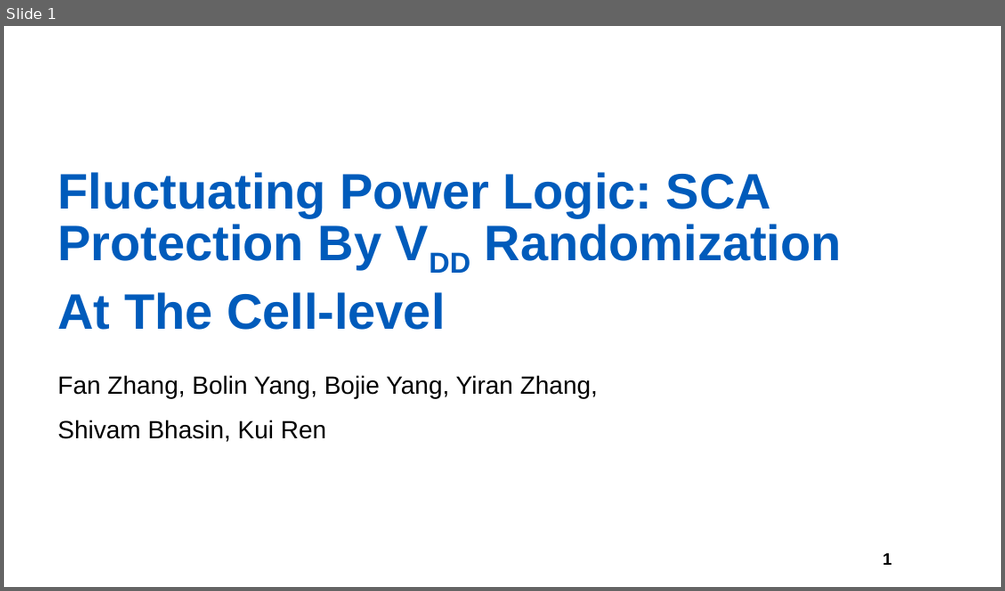
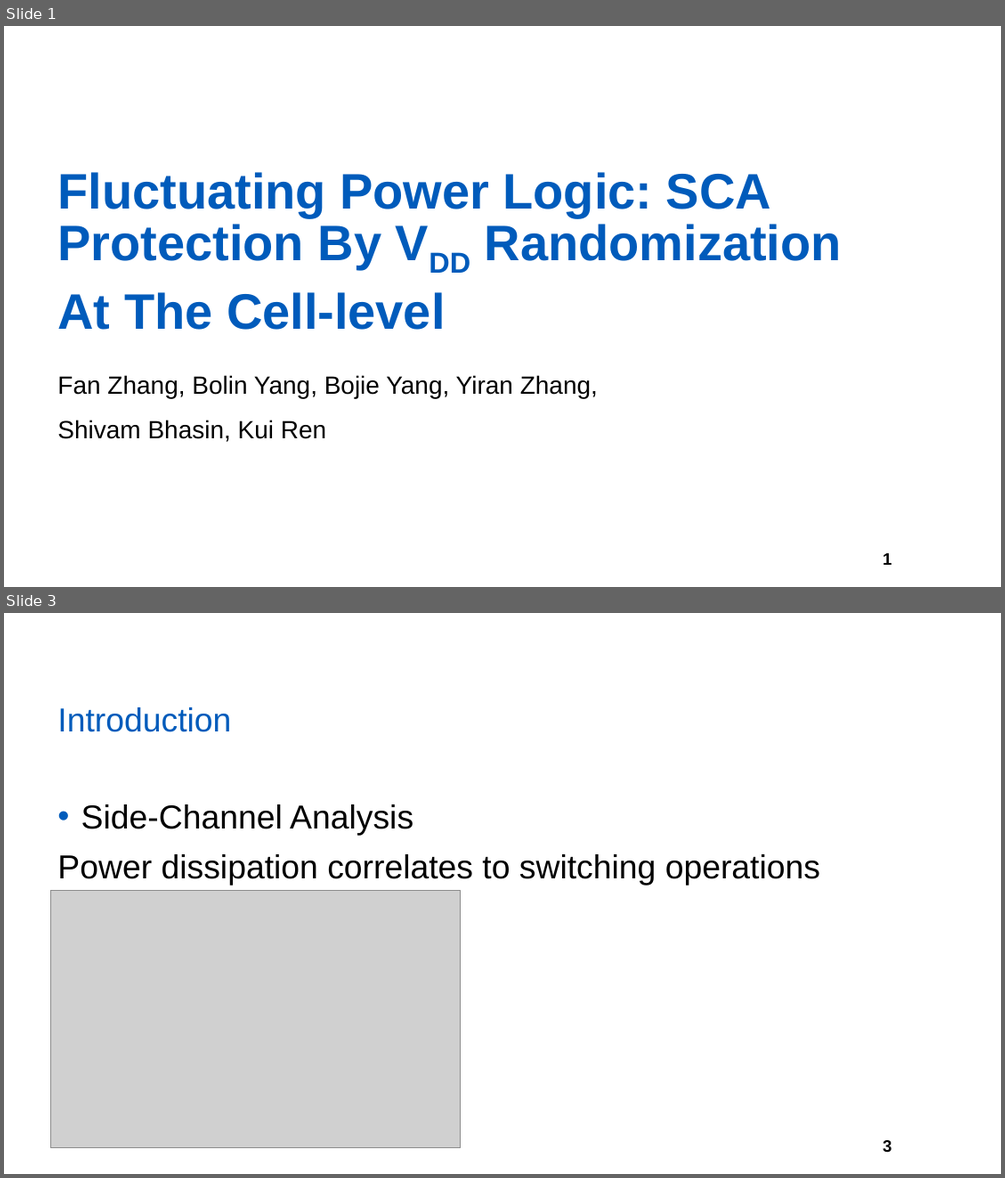
Before and after one commit to yberlin/hello-world, a slide deck: asianhost pre/FPL.pptx. Shown one above the other, each under a label of ours: slide 1 before the commit, slides 1 and 3 after it; the slides between them are not shown. The pictures are 1005x591 and 1005x1178 pixels, drawn with LibreOffice and Linux fonts; fonts in the diff are those of the drawing; grey boxes stand for pictures; background and template pictures are left out. Boxes give left, top, right and bottom in pixels: in the first picture for what was removed or moved away, otherwise in the second. Text is boxed around its words. In the diff, an @@ line names an element or a change of style, - is before the commit and + after.

```diff
--- a/asianhost pre/FPL.pptx
+++ b/asianhost pre/FPL.pptx
@@ slide 3 added at <box>4,613,1001,1174</box>, background #FFFFFF; not listed: 1 template element that a slide beside it also shows @@
@@ title added at <box>57,707,231,732</box>, 32 pt, text #005BBB @@
+Introduction
@@ text added at <box>57,804,820,885</box>, 32 pt, text #000000 @@
+• Side-Channel Analysis
+Power dissipation correlates to switching operations
@@ picture added at <box>50,890,461,1148</box> @@
```
Also in this commit, not shown: 1 slide changed, 6 other slides added, 1 slide removed, 2 other files.
